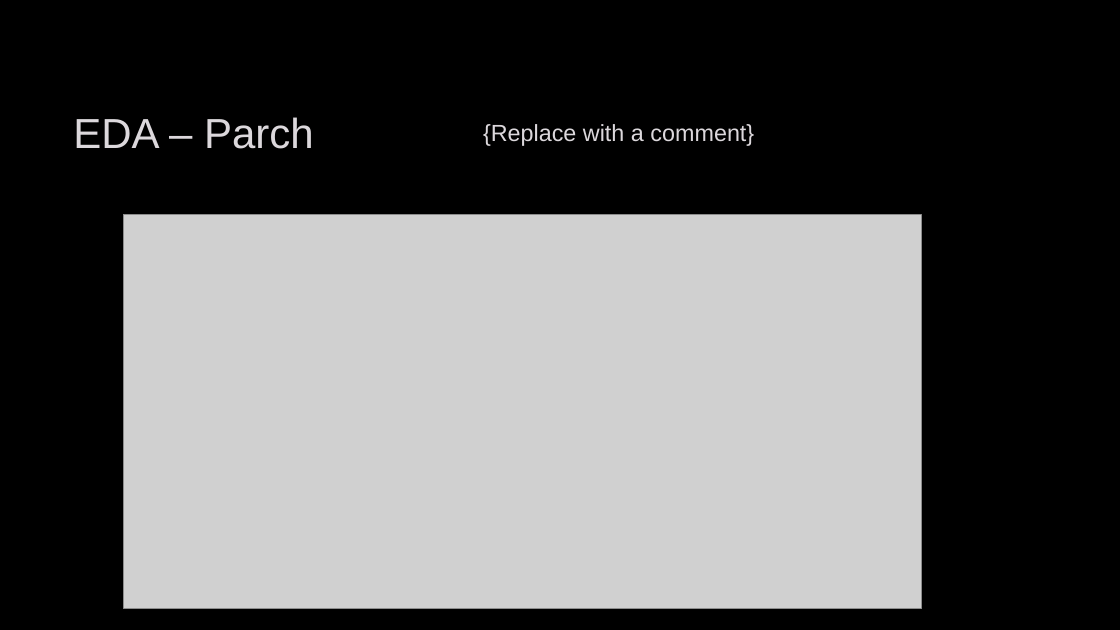
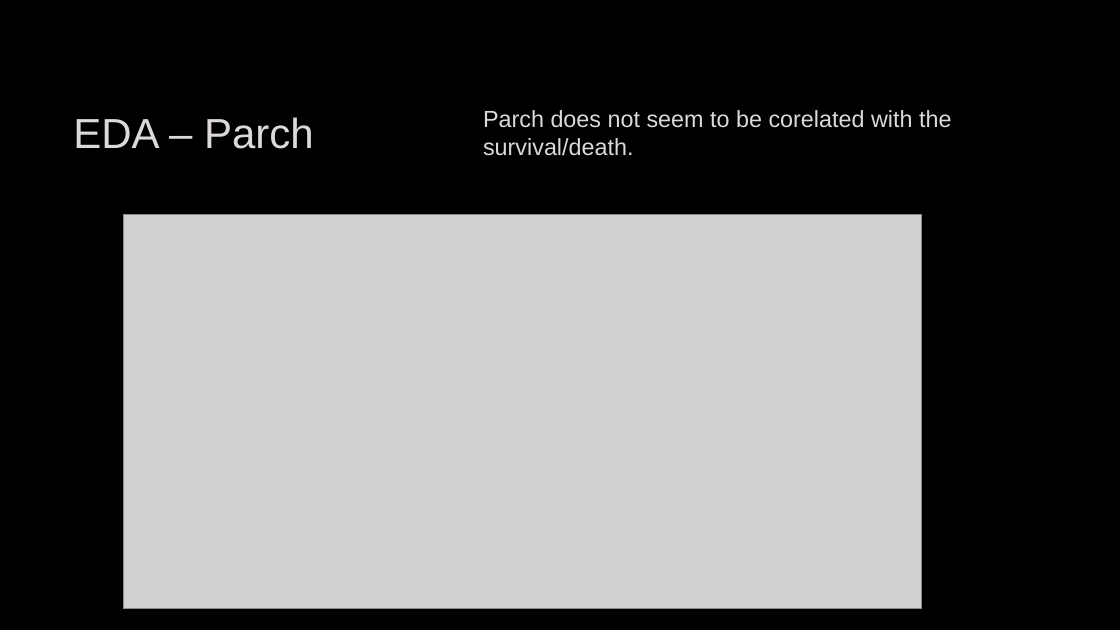
Before and after one commit to Moaaz-Mahmoud/Third-Year-Electrical-Testing-3A, a slide deck: slide 18 of class-3-data_analysis_and_ml/titanic/presentation.pptx (slide 17 before the commit). Drawn at 1120x630 pixels with LibreOffice and Linux fonts; fonts in the diff are those of the drawing; grey boxes stand for pictures; background and template pictures are left out. Boxes give left, top, right and bottom in pixels: in the first picture for what was removed or moved away, otherwise in the second. Text is boxed around its words. In the diff, an @@ line names an element or a change of style, - is before the commit and + after.

```diff
--- a/class-3-data_analysis_and_ml/titanic/presentation.pptx
+++ b/class-3-data_analysis_and_ml/titanic/presentation.pptx
@@ text at <box>483,110,951,156</box>: text changed @@
-{Replace with a comment}
+Parch does not seem to be corelated with the survival/death.
```
Also in this commit, not shown: 5 other slides changed, 2 slides added, 1 slide removed, 2 other files.
